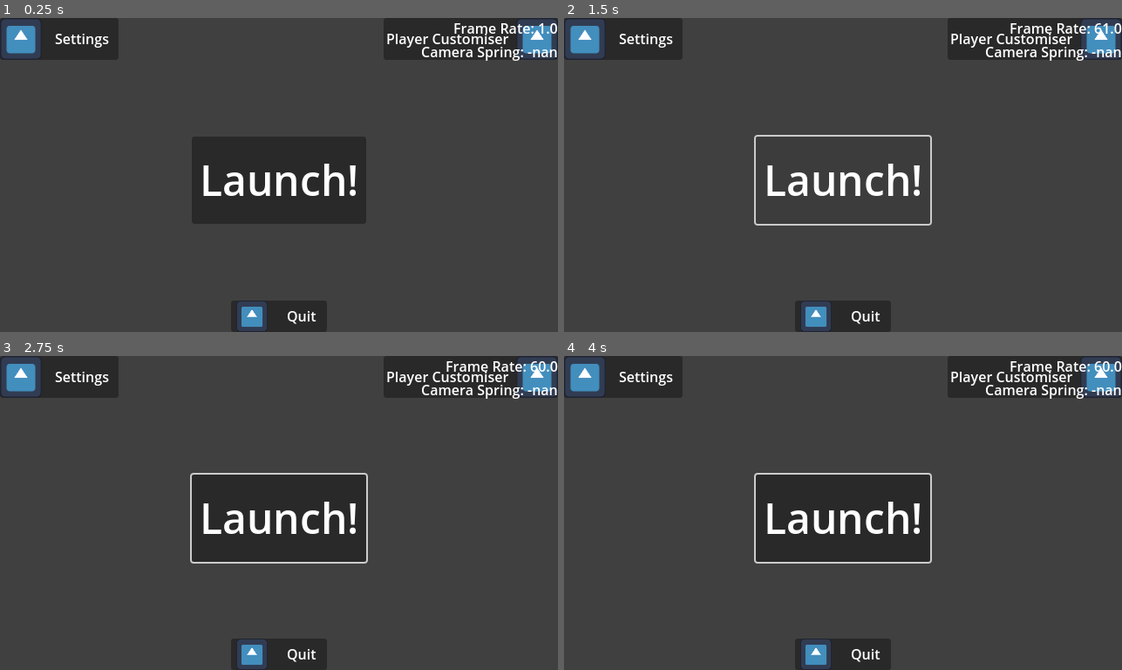
Above: before the commit, frames 1-4 (two rows, left to right).
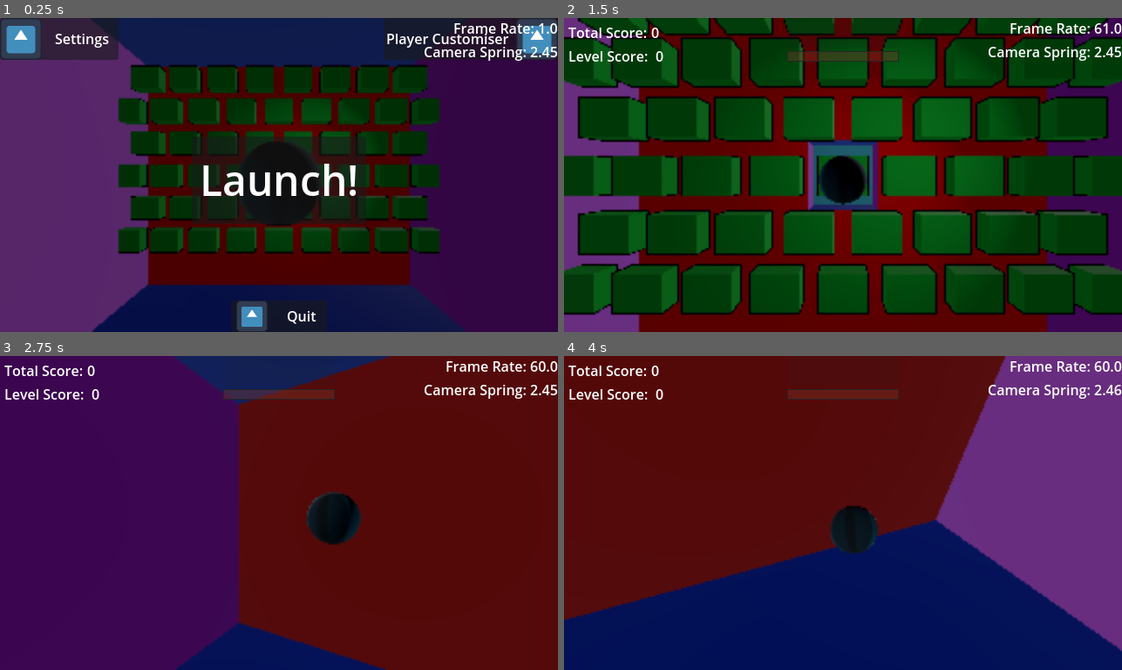
Above: after the commit, the same moments.

Repository: Mangochicken13/MangoPirateJam16
Game: Godot game, scene res://main.tscn
Two runs of this game, one before a commit and one after it. Both use one fixed random seed, a clock stepped at 60 frames per second and the inputs below. The engine's default icon, where the game draws it, is replaced by a stand-in: a white triangle on a blue panel in a dark square.
Inputs (mouse positions are in pixels of both pictures, inside the frame that each line leads up to):
- Up to frame 1 (0.25 s): no input
- Up to frame 2 (1.5 s): click "Launch!" at 0.5 s; click (843, 181) at 1.25 s, where only the run before the commit has a clickable "Launch!"
- Up to frame 3 (2.75 s): tap Enter at 2 s; move the mouse to (401, 497) at 2.02 s; hold D (turn_right) from 2.03 s (still down); tap Q at 2.1 s
- Up to frame 4 (4 s): move the mouse to (731, 528) at 2.77 s; release D (turn_right) at 2.78 s; hold W (turn_down) 2.78-3.53 s; tap Q at 2.85, 3.6 s; move the mouse to (898, 443) at 3.52 s; hold D (turn_right) from 3.53 s (still down)

The runs differ from the first frame. In frame 1, 89% of the frame differs, in the area x 0-100%, y 0-100%; in frame 2, 100%; in frame 3, 99%; in frame 4, 100%.
Error before the commit: Parse Error: Could not parse global class "Level" from "res://Components/Levels/level.gd". (res://signal_bus.gd:3)

Commit message:
Clean up level script

Diff:
--- a/you-are-the-weapon/Components/Levels/level.gd
+++ b/you-are-the-weapon/Components/Levels/level.gd
@@ -47,6 +47,7 @@
 		notify_property_list_changed()
 
 @export_range(0, 100, 1, "suffix:%") var brick_percentage: int = 60
+## Cannot exceed the number of breakable bricks in the level
 @export_range(0, 1000, 1, "or_greater") var brick_num: int:
 	set(num):
 		if Engine.is_editor_hint():
@@ -62,6 +63,7 @@
 @export var _brick_num: int = 0
 
 @export_range(0, 100, 1, "suffix:%") var trigger_percentage: int = 100
+## Cannot exceed the number of triggers in the level
 @export_range(0, 255, 1, "or_greater") var trigger_num: int:
 	set(num):
 		if Engine.is_editor_hint():
@@ -88,8 +90,11 @@
 ## Setting this to [code]false[/code] means the player has to reach the exit after completing
 ## This does nothing if the condition is [enum WIN_CONDITION.None]
 @export var stop_timer_on_win: bool = true
+## Time in seconds for the level to be completed in
 @export_custom(PROPERTY_HINT_NONE, "suffix:seconds") var time: float = 120
 
+## A multiplier for the level score. 1 = 100%
+## Use to give bonus score in difficult levels
 @export var score_multiplier: float = 1
 
 @export_category("References")
@@ -104,34 +109,52 @@
 @export var completion_timer: Timer
 
 @export var boundary: AABB = AABB(Vector3(-0.2, -0.2, -0.2), Vector3(0.4, 0.4, 0.4))
-@export var update_boundary: bool:
-	set(value):
-		boundary = get_aabb(self, false, self.transform)
-		update_boundary = value
+@export_tool_button("Update Boundary") var update_boundary: Callable = _update_boundary
 
 #endregion
 
-var win_condition_met: bool = false
-var level_complete: bool = false
+## Has the win condition been completed. This does not account for if the timer is still going
+var is_win_condition_met: bool = false
+## If the player has completed and exited the level. Used to prevent adding extra points to the player score
+var is_level_complete: bool = false
+## Completion percentage. 1 = 100% complete.
+## Can exceed 1, and will reward extra points in levels that are timed and continue after reaching the win condition
 var completion: float = 0
 
 var bricks_in_level: int = 0
 var bricks_destroyed: int = 0
+var all_bricks_destroyed: bool = false
 
 var triggers_in_level: int = 0
 var triggers_activated: int = 0
+var all_triggers_activated: bool = false
 
 var level_score: int = 0
 var time_bonus: int = 0
 var completion_bonus: int = 0
 
+const BRICK_SCORE: int = 20
+const BRICK_BONUS_MULTIPLIER: int = 5
+const TRIGGER_SCORE: int = 50
+const TRIGGER_BONUS_MULTIPLIER: int = 20
+const LEVEL_COMPLETE_BONUS: int = 100
+const FULL_CLEAR_BONUS_SCORE: int = 300
+
+#region Signals
+
+signal level_entered(level: Level)
+signal level_exited(level: Level)
+signal level_win_condition_met(level: Level)
+signal level_timer_timeout(level: Level)
+
+#endregion
 
 func _ready() -> void:
 	if Engine.is_editor_hint():
 		pass
 	else:
 		if exit_area:
-			exit_area.body_entered.connect(try_finish_level)
+			exit_area.body_entered.connect(_on_try_exit_level)
 		else:
 			push_error("No exit for level ", scene_file_path.get_basename())
 
@@ -142,7 +165,6 @@
 
 		bricks_in_level = get_breakable_bricks()
 		triggers_in_level = get_triggers()
-		#print(get_breakable_bricks())
 
 		_recursive_connect_bricks()
 
@@ -151,14 +173,23 @@
 			if child is LevelTrigger:
 				child.triggered.connect(_on_trigger_activated)
 
-		completion_timer.wait_time = time
-
-#func _process(delta: float) -> void:
-	#if Engine.is_editor_hint():
-		#var debug_draw = DebugDraw3D as Variant
-		#debug_draw.call("draw_aabb", boundary, Color.DARK_ORANGE)
-	#pass
-
+		if completion_timer:
+			completion_timer.wait_time = time
+			completion_timer.timeout.connect(_on_completion_timer_timeout)
+
+func get_breakable_bricks(parent: Node = breakable_bricks_holder) -> int:
+	return Utils.get_children_of_type(parent, BreakableWall)
+
+func get_triggers(parent: Node = trigger_holder) -> int:
+	return Utils.get_children_of_type(parent, LevelTrigger)
+
+func _start_level() -> void:
+	_check_win_condition_completion()
+
+	if timed:
+		completion_timer.start()
+
+# TODO: Update this to use Bricks instead of BreakableWalls
 func _recursive_connect_bricks(p_node: Node = breakable_bricks_holder) -> void:
 	for i in p_node.get_child_count():
 		var child: Node = p_node.get_child(i)
@@ -167,119 +198,131 @@
 		if child is BreakableWall:
 			child.destroyed.connect(_on_brick_destroyed)
 
-func _start_level() -> void:
-
-	_check_win_condition_completion()
-
-	if timed:
-		completion_timer.start()
-
-func _on_level_entered(_body: Node3D) -> void:
-	SignalBus.level_entered.emit(self)
-	entrance_area.body_entered.disconnect(_on_level_entered)
-	_start_level()
-
-func try_finish_level(_body: Node3D) -> bool:
-	if win_condition_met and not level_complete:
-		level_complete = true
-
-		@warning_ignore("narrowing_conversion")
-		completion_bonus = maxi(100, (completion - 1) * 500)
-
-		@warning_ignore("narrowing_conversion")
-		time_bonus = completion_timer.time_left * 10
-
-		# maybe do some visual count up here? lerp seems right?
-		# probably want to add these seperately for visual flair?
-		level_score += time_bonus
-
-		level_score += completion_bonus
-
-		SignalBus.level_exited.emit(self)
-
-		return true
-
-	return false
-
-func _on_brick_destroyed() -> void:
-	bricks_destroyed += 1
-	level_score += 20
-	_check_win_condition_completion()
-
-func _on_trigger_activated() -> void:
-	triggers_activated += 1
-	level_score += 50
-	_check_win_condition_completion()
-
 func _check_win_condition_completion() -> void:
 	match win_condition:
 		WIN_CONDITION.None:
-			completion = 1
+			completion = 1.0
 
 		WIN_CONDITION.Brick_percentage:
+			if brick_percentage == 0.0:
+				print_debug("Brick percentage for % is 0, is this intended?" % scene_file_path.get_basename())
+				completion = 1.0
 			completion = (100.0 * bricks_destroyed / bricks_in_level) / brick_percentage
 
 		WIN_CONDITION.Brick_num:
+			if brick_num == 0:
+				print_debug("Brick num for % is 0, is this intended?" % scene_file_path.get_basename())
+				completion = 1.0
 			completion = float(bricks_destroyed) / brick_num
 
 		WIN_CONDITION.Trigger_percentage:
+			if trigger_percentage == 0.0:
+				print_debug("Trigger percentage for % is 0, is this intended?" % scene_file_path.get_basename())
+				completion = 1.0
 			completion = (100.0 * triggers_activated / triggers_in_level) / trigger_percentage
 
 		WIN_CONDITION.Trigger_num:
+			if trigger_num == 0:
+				print_debug("Trigger num for % is 0, is this intended?" % scene_file_path.get_basename())
+				completion = 1.0
 			completion = float(triggers_activated) / trigger_num
 
-	if completion >= 1 and !win_condition_met:
+	if completion >= 1 and !is_win_condition_met:
 		complete_win_condition()
 
 func complete_win_condition() -> void:
-	if win_condition_met:
+	if is_win_condition_met:
 		return
 
-	SignalBus.level_win_condition_met.emit(self)
-	win_condition_met = true
+	#SignalBus.level_win_condition_met.emit(self)
+	level_win_condition_met.emit(self)
+
+	is_win_condition_met = true
 	if timed and stop_timer_on_win and not completion_timer.paused:
 		completion_timer.paused = true
-	# super temporary code, want this to be on the door node
+
+	# TODO: make unique door node that allows setting a movement action in editor
 	if door:
 		var tween: Tween = get_tree().create_tween()
 		tween.tween_property(door, "position", door.position + Vector3(0, -10, 0), 1.5)
 		tween.tween_callback(door.queue_free)
 
-func objective_text(p_win_condition: int = -1) -> String:
-	var local_win_condition: int
-	if p_win_condition == -1:
-		local_win_condition = win_condition
-	else:
-		local_win_condition = p_win_condition
-
-	match local_win_condition:
-		Level.WIN_CONDITION.None:
-			return GET_TO_THE_EXIT
-		Level.WIN_CONDITION.Brick_num:
-			return _BREAK_BRICK_NUM.format([brick_num])
-		Level.WIN_CONDITION.Brick_percentage:
-			return _BREAK_BRICK_PERCENTAGE.format([brick_percentage])
-		Level.WIN_CONDITION.Trigger_num:
-			return _ACTIVATE_TRIGGER_NUM.format([trigger_num])
-		Level.WIN_CONDITION.Trigger_percentage:
-			return _ACTIVATE_TRIGGER_PERCENTAGE.format([trigger_percentage])
-		_:
-			return "error"
-
-#region Get children of holder nodes
-
-func get_breakable_bricks(parent: Node = breakable_bricks_holder) -> int:
-	return Utils.get_children_of_type(parent, BreakableWall)
-
-func get_triggers(parent: Node = trigger_holder) -> int:
-	return Utils.get_children_of_type(parent, LevelTrigger)
+
+#region Signal Responses
+
+func _on_try_exit_level(_body: Node3D) -> bool:
+	if is_win_condition_met and not is_level_complete:
+		is_level_complete = true
+
+		# Bonus completion percentage with time to spare
+		if timed and not stop_timer_on_win:
+			@warning_ignore("narrowing_conversion")
+			completion_bonus = maxi(LEVEL_COMPLETE_BONUS, (completion - 1) * 500)
+		# Standard level completion bonus
+		else:
+			completion_bonus = LEVEL_COMPLETE_BONUS
+
+		# Extra bonuses for 100% completion
+		if all_bricks_destroyed:
+			completion_bonus += bricks_in_level * BRICK_BONUS_MULTIPLIER
+
+		if all_triggers_activated:
+			completion_bonus += triggers_in_level * TRIGGER_BONUS_MULTIPLIER
+
+		if all_bricks_destroyed and all_triggers_activated:
+			completion_bonus += FULL_CLEAR_BONUS_SCORE
+
+		# Time bonus
+		if timed:
+			@warning_ignore("narrowing_conversion")
+			time_bonus = completion_timer.time_left * 10
+
+		# maybe do some visual count up here? lerp seems right?
+		# probably want to add these seperately for visual flair?
+		level_score += time_bonus
+
+		level_score += completion_bonus
+
+		#SignalBus.level_exited.emit(self)
+		level_exited.emit(self)
+
+		return true
+
+	return false
+
+func _on_level_entered(_body: Node3D) -> void:
+	#SignalBus.level_entered.emit(self)
+	level_entered.emit(self)
+	entrance_area.body_entered.disconnect(_on_level_entered)
+	_start_level()
+
+func _on_brick_destroyed() -> void:
+	bricks_destroyed += 1
+	level_score += BRICK_SCORE
+	if bricks_destroyed == bricks_in_level and not bricks_in_level == 0:
+		all_bricks_destroyed = true
+	_check_win_condition_completion()
+
+func _on_trigger_activated() -> void:
+	triggers_activated += 1
+	level_score += TRIGGER_SCORE
+	if triggers_activated == triggers_in_level and not triggers_in_level == 0:
+		all_triggers_activated = true
+	_check_win_condition_completion()
+
+func _on_completion_timer_timeout() -> void:
+	level_timer_timeout.emit(self)
 
 #endregion
 
+
 #region AABB calculator
 
+func _update_boundary() -> void:
+	boundary = get_aabb(self, true, self.transform)
+
 # super expensive calc, only do this manually
-# Code adapted from the godot source code: https://github.com/godotengine/godot/blob/master/editor/plugins/node_3d_editor_plugin.cpp#L4475
+# Code adapted from the godot source code as of 4.3: https://github.com/godotengine/godot/blob/master/editor/plugins/node_3d_editor_plugin.cpp#L4475
 func get_aabb(p_parent: Node3D, p_omit_top_level: bool, p_bounds_orientation: Transform3D) -> AABB:
 	var bounds: AABB
 
@@ -325,30 +368,38 @@
 			var child_bounds: AABB = get_aabb(child, p_omit_top_level, bounds_orientation);
 			bounds = bounds.merge(child_bounds);
 
-		#if typeof(p_parent.get_child(i)) == typeof(Node):
-			#var child_as_node: Node = p_parent.get_child(i)
-			#for j in child_as_node.get_child_count():
-				#child_as_node
-
 	#print(p_parent.name)
 	#print(bounds)
 	return bounds;
 
 	#important for automatic positioning of nodes if seemless transitions are required
 
-# Use this to make the check propagate through Node children trees
-#func _propagate_get_aabb()
+# Used to draw the bounding box of the level, including collision shapes
+#func _process(delta: float) -> void:
+	#if Engine.is_editor_hint():
+		#var debug_draw = DebugDraw3D as Variant
+		#debug_draw.call("draw_aabb", boundary, Color.DARK_ORANGE)
+	#pass
+
 
 #endregion
+
+
+#region Editor Utils
 
 # Concept copied from Phantom Camera source code
 func _validate_property(property: Dictionary) -> void:
+
+	# Turn off time vars if level isn't timed
 	if !timed:
 		match property.name:
 			"time", \
 			"stop_timer_on_win":
 				property.usage = PROPERTY_USAGE_NO_EDITOR
 
+
+	# Match shown variables to appropriate win condition
+	# Commented variable names are shown in editor
 	match win_condition:
 		WIN_CONDITION.None:
 			match property.name:
@@ -364,8 +415,6 @@
 				"trigger_percentage", \
 				"trigger_num":
 					property.usage = PROPERTY_USAGE_NO_EDITOR
-				"brick_num":
-					property.usage = PROPERTY_USAGE_NO_INSTANCE_STATE + PROPERTY_USAGE_EDITOR
 		WIN_CONDITION.Brick_percentage:
 			match property.name:
 				#"brick_percentage", \
@@ -387,10 +436,15 @@
 				"trigger_percentage":
 				#"trigger_num":
 					property.usage = PROPERTY_USAGE_NO_EDITOR
-				"trigger_num":
-					property.usage = PROPERTY_USAGE_NO_INSTANCE_STATE + PROPERTY_USAGE_EDITOR
 
 	match property.name:
+		# Disable wrappers from being saved into the .tscn
+		"brick_num", \
+		"trigger_num": # show variable but
+			property.usage += PROPERTY_USAGE_NO_INSTANCE_STATE
+		# Hide backing properties in editor
 		"_brick_num", \
 		"_trigger_num":
 			property.usage = PROPERTY_USAGE_NO_EDITOR
+
+#endregion
